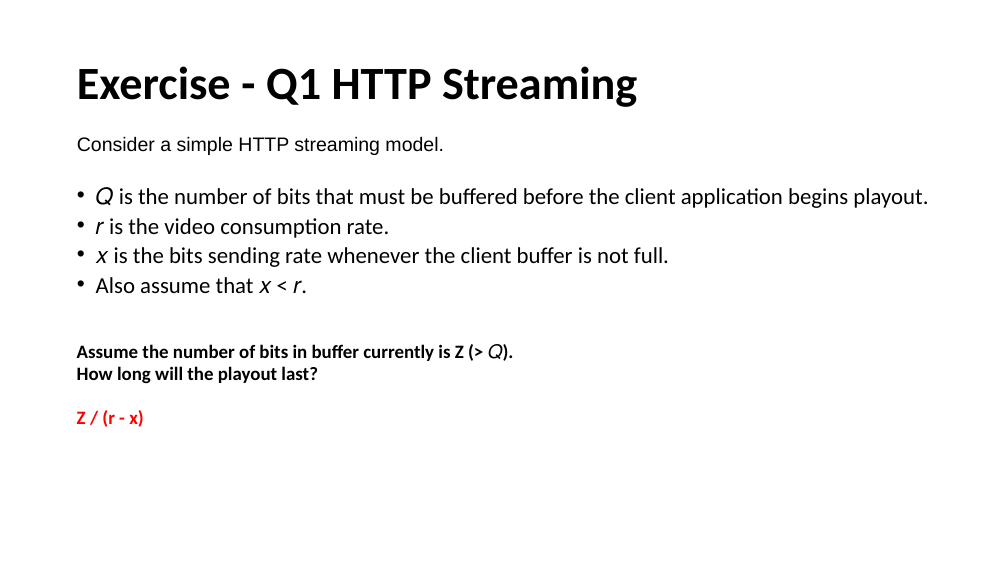
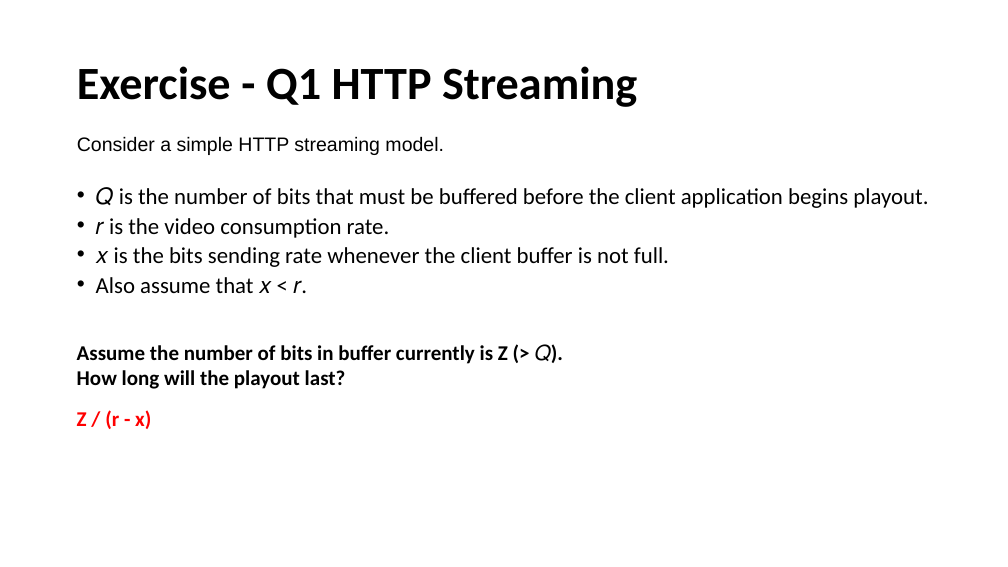
Before and after one commit to henryhxu/CSCI4430-ESTR4120, a slide deck: slide 9 of tutorial/T05/tut05.pptx. Drawn at 1008x567 pixels with LibreOffice and Linux fonts; fonts in the diff are those of the drawing. Boxes give left, top, right and bottom in pixels: in the first picture for what was removed or moved away, otherwise in the second. Text is boxed around its words. In the diff, an @@ line names an element or a change of style, - is before the commit and + after.

```diff
--- a/tutorial/T05/tut05.pptx
+++ b/tutorial/T05/tut05.pptx
@@ text "Assume the number of bits ..." at [77,344,551,389]: size 18 to 20 pt @@
@@ text "Z / (r - x)" at [77,410,151,429]: size 18 to 20 pt @@
```
Also in this commit, not shown: 7 other slides changed, 3 other files.
